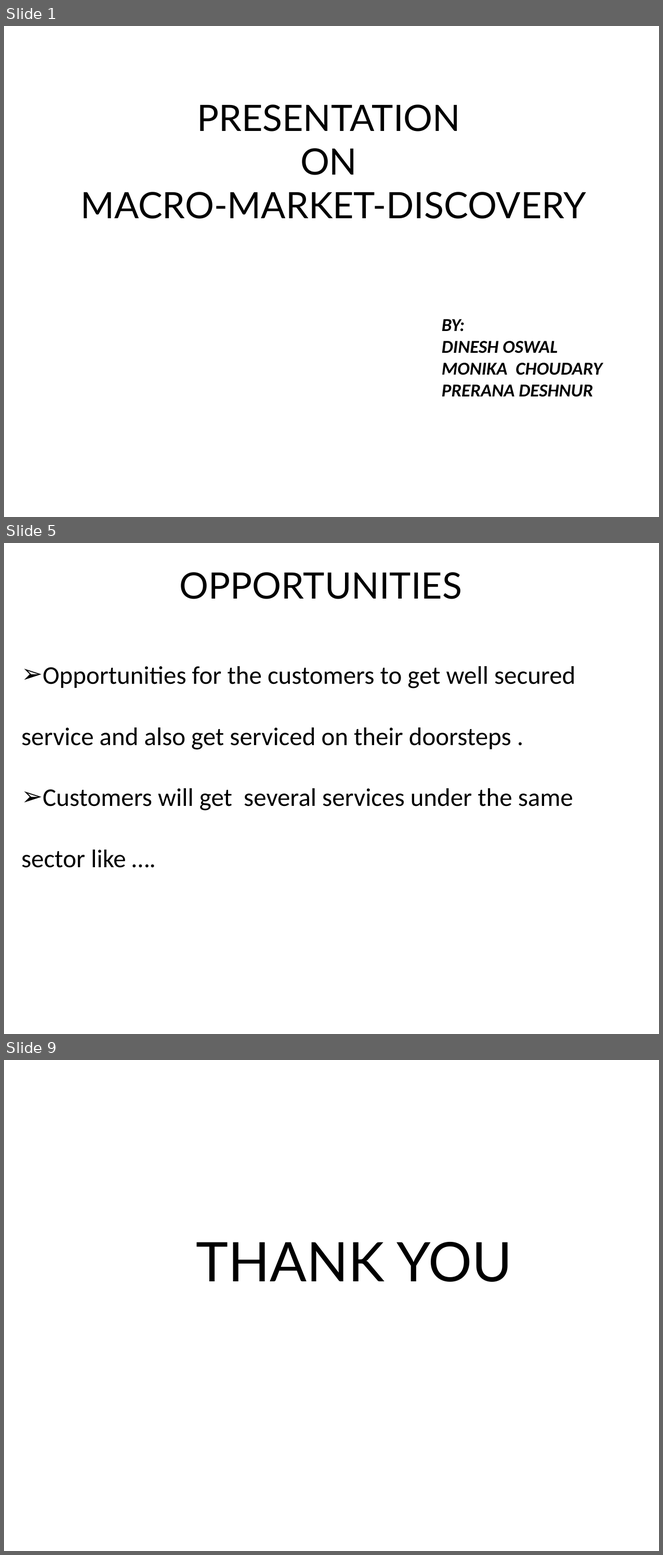
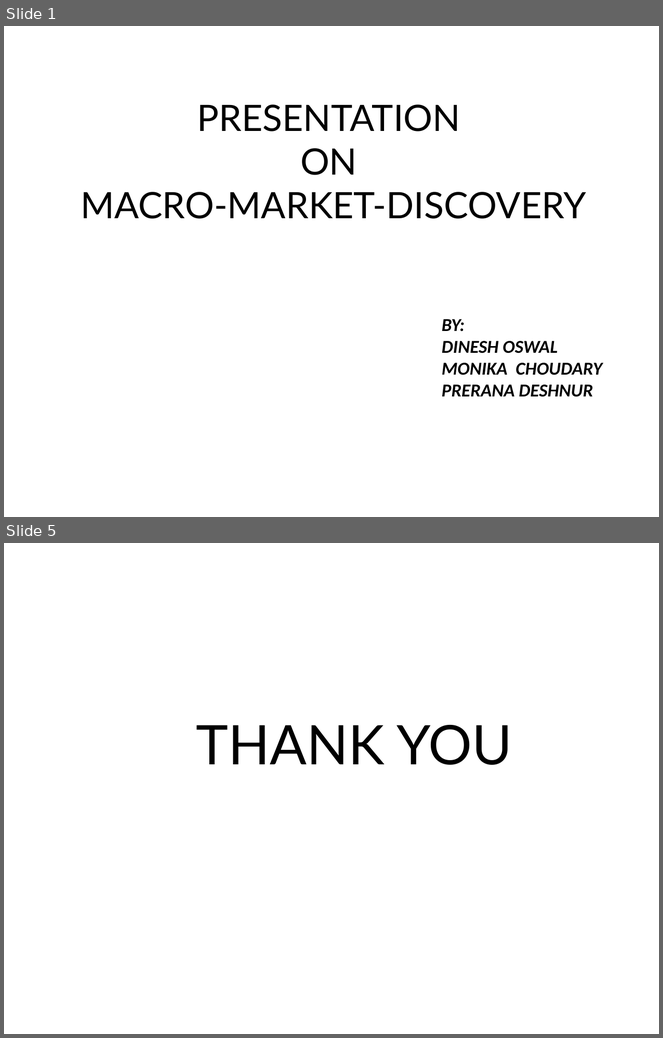
Before and after one commit to dineshoswal333/Playground, a slide deck: finalproject/team1/Macromarketdiscovery/debriefingppt/Team1_Macromarketdiscovery_Dinesh_Presentation.pptx. Shown one above the other, each under a label of ours: slides 1, 5 and 9 before the commit, slides 1 and 5 after it; the slides between them are not shown. The pictures are 663x1555 and 663x1038 pixels, drawn with LibreOffice and Linux fonts; fonts in the diff are those of the drawing. Boxes give left, top, right and bottom in pixels: in the first picture for what was removed or moved away, otherwise in the second. Text is boxed around its words. In the diff, an @@ line names an element or a change of style, - is before the commit and + after.

```diff
--- a/finalproject/team1/Macromarketdiscovery/debriefingppt/Team1_Macromarketdiscovery_Dinesh_Presentation.pptx
+++ b/finalproject/team1/Macromarketdiscovery/debriefingppt/Team1_Macromarketdiscovery_Dinesh_Presentation.pptx
@@ slide 5 removed at [4, 543, 659, 1034], background #FFFFFF @@
@@ text removed at [180, 572, 462, 599] @@
-OPPORTUNITIES
@@ text removed at [21, 666, 575, 868] @@
-➢ Opportunities for the customers to get well secured service and also get serviced on their doorsteps .
-➢ Customers will get several services under the same sector like ….
@@ what was slide 9 is now slide 5 @@
```
Also in this commit, not shown: 3 slides added, 6 other slides removed, 38 other files.
